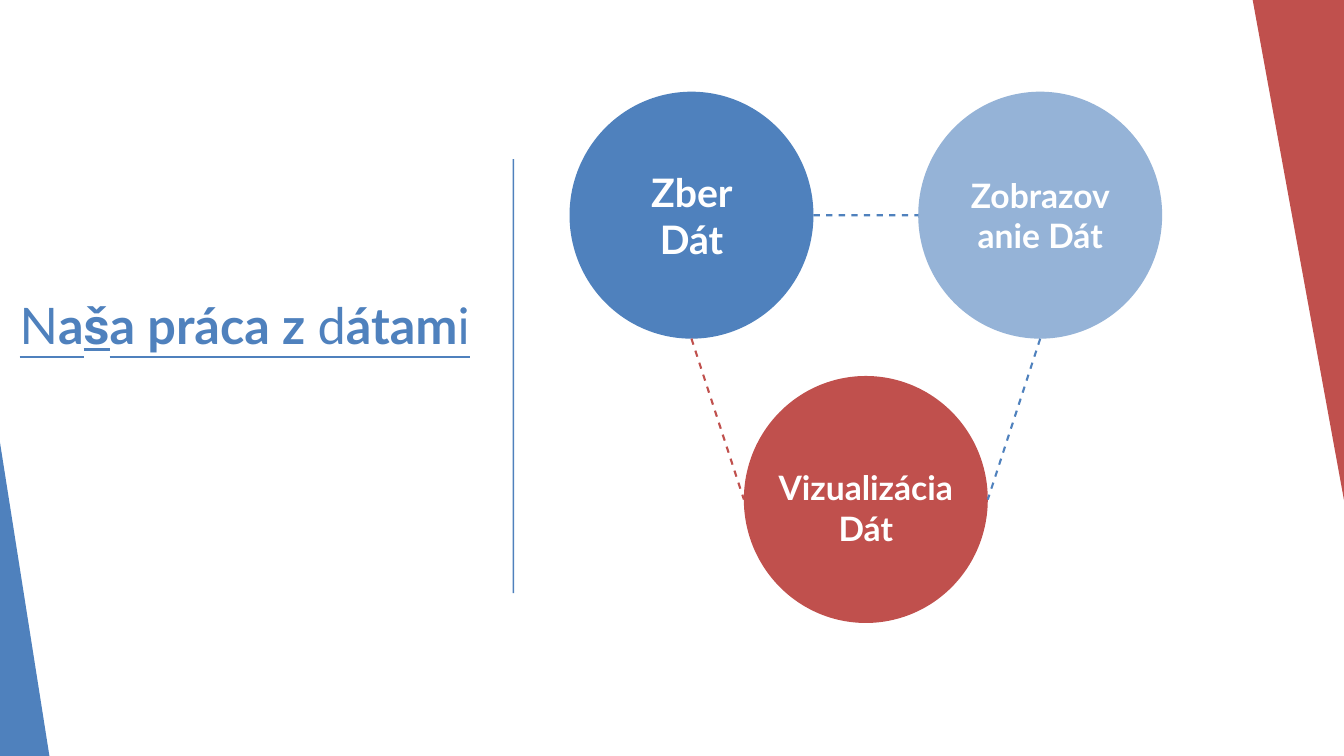
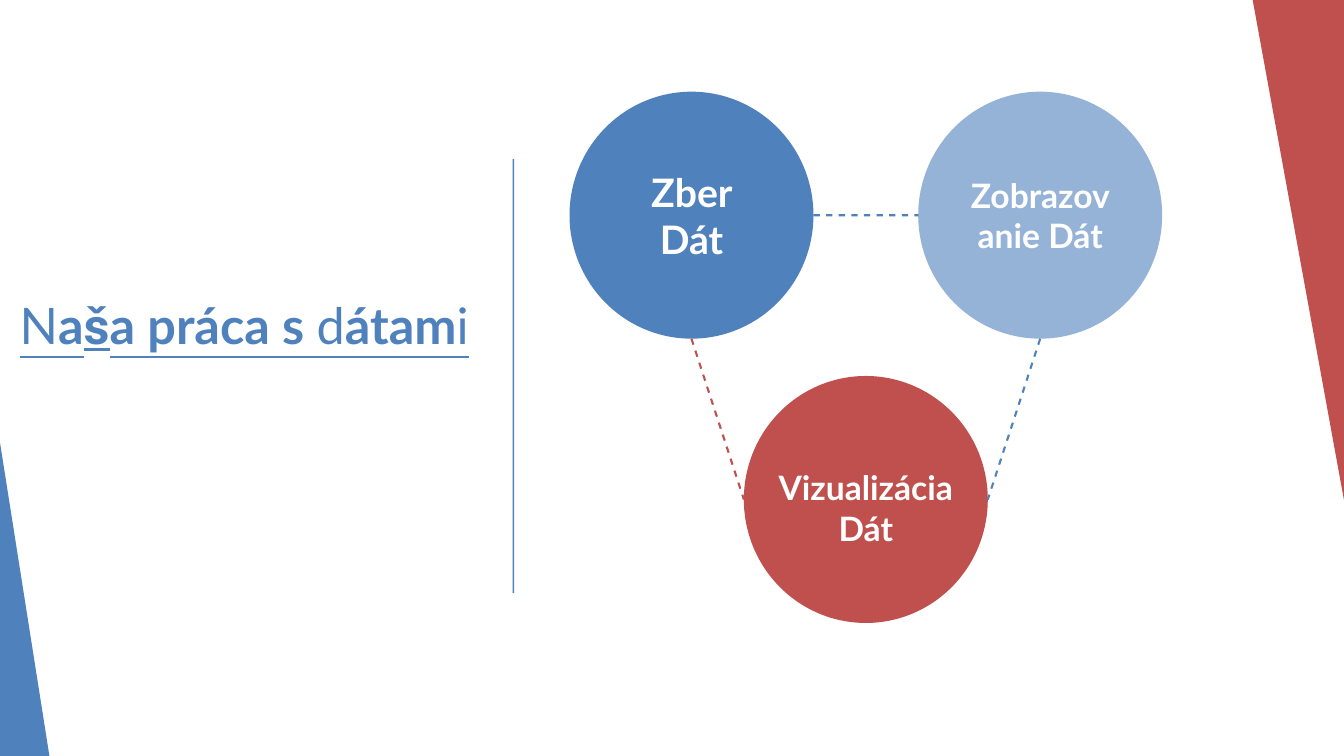
Before and after one commit to Matus49/Meteorological_project, a slide deck: slide 3 of OmniSense.odp. Drawn at 1344x756 pixels with LibreOffice and Linux fonts; fonts in the diff are those of the drawing. Boxes give left, top, right and bottom in pixels: in the first picture for what was removed or moved away, otherwise in the second. Text is boxed around its words. In the diff, an @@ line names an element or a change of style, - is before the commit and + after.

```diff
--- a/OmniSense.odp
+++ b/OmniSense.odp
@@ title at (20,306,469,352): text changed @@
-Naša práca z dátami
+Naša práca s dátami
```
Also in this commit, not shown: 1 other slide changed.
